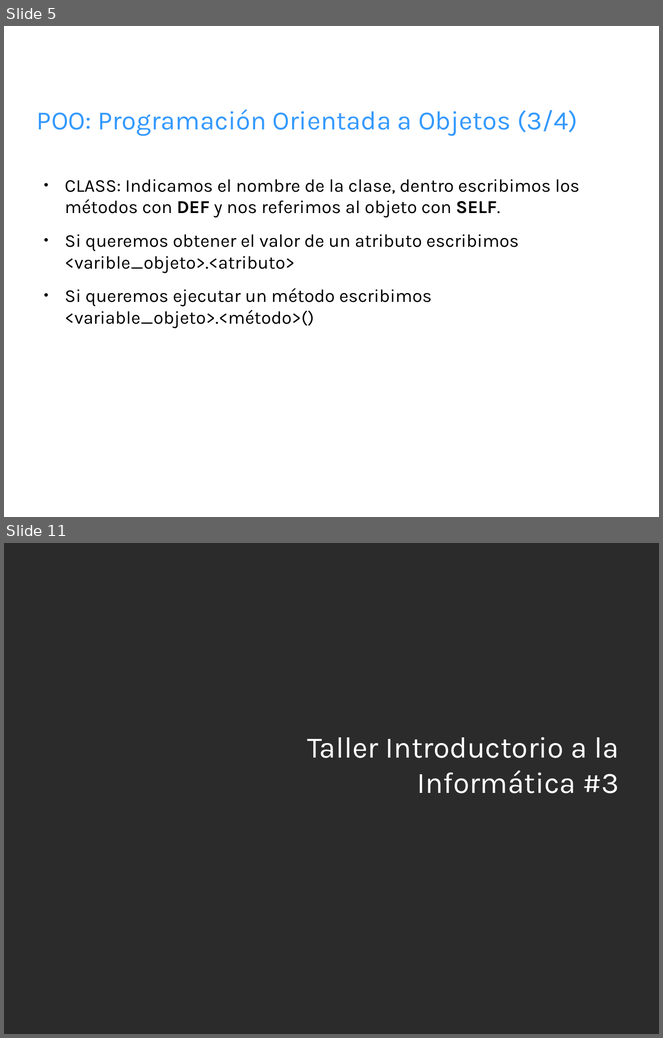
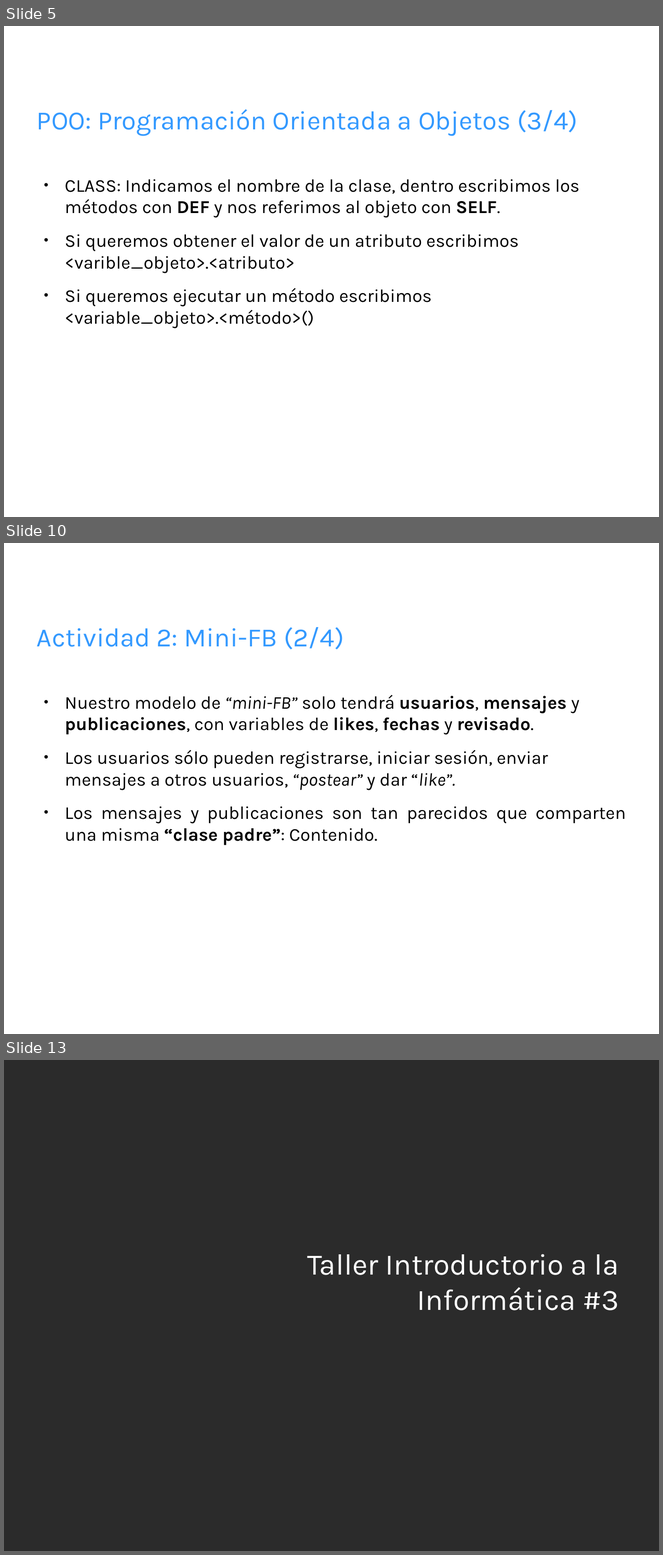
Before and after one commit to fbrzd/Python-taller, a slide deck: sesion-3/TII-3.odp. Shown one above the other, each under a label of ours: slides 5 and 11 before the commit, slides 5, 10 and 13 after it; the slides between them are not shown. The pictures are 663x1038 and 663x1555 pixels, drawn with LibreOffice and Linux fonts; fonts in the diff are those of the drawing; background and template pictures are left out; a plain dark background stands for a picture behind light text. Boxes give left, top, right and bottom in pixels: in the first picture for what was removed or moved away, otherwise in the second. Text is boxed around its words. In the diff, an @@ line names an element or a change of style, - is before the commit and + after.

```diff
--- a/sesion-3/TII-3.odp
+++ b/sesion-3/TII-3.odp
@@ slide 10 added at bbox=[4, 543, 659, 1034], background picture (left out) @@
@@ title added at bbox=[37, 627, 344, 650], 32 pt, text #3399FF @@
+Actividad 2: Mini-FB (2/4)
@@ text added at bbox=[65, 695, 626, 846], 22 pt, text #000000 @@
+● Nuestro modelo de “mini-FB” solo tendrá usuarios, mensajes y publicaciones, con variables de likes, fechas y revisado.
+● Los usuarios sólo pueden registrarse, iniciar sesión, enviar mensajes a otros usuarios, “postear” y dar “like”.
+● Los mensajes y publicaciones son tan parecidos que comparten una misma “clase padre”: Contenido.
@@ what was slide 11 is now slide 13 @@
```
Also in this commit, not shown: 4 slides changed, 2 other slides added, 1 slide removed.
